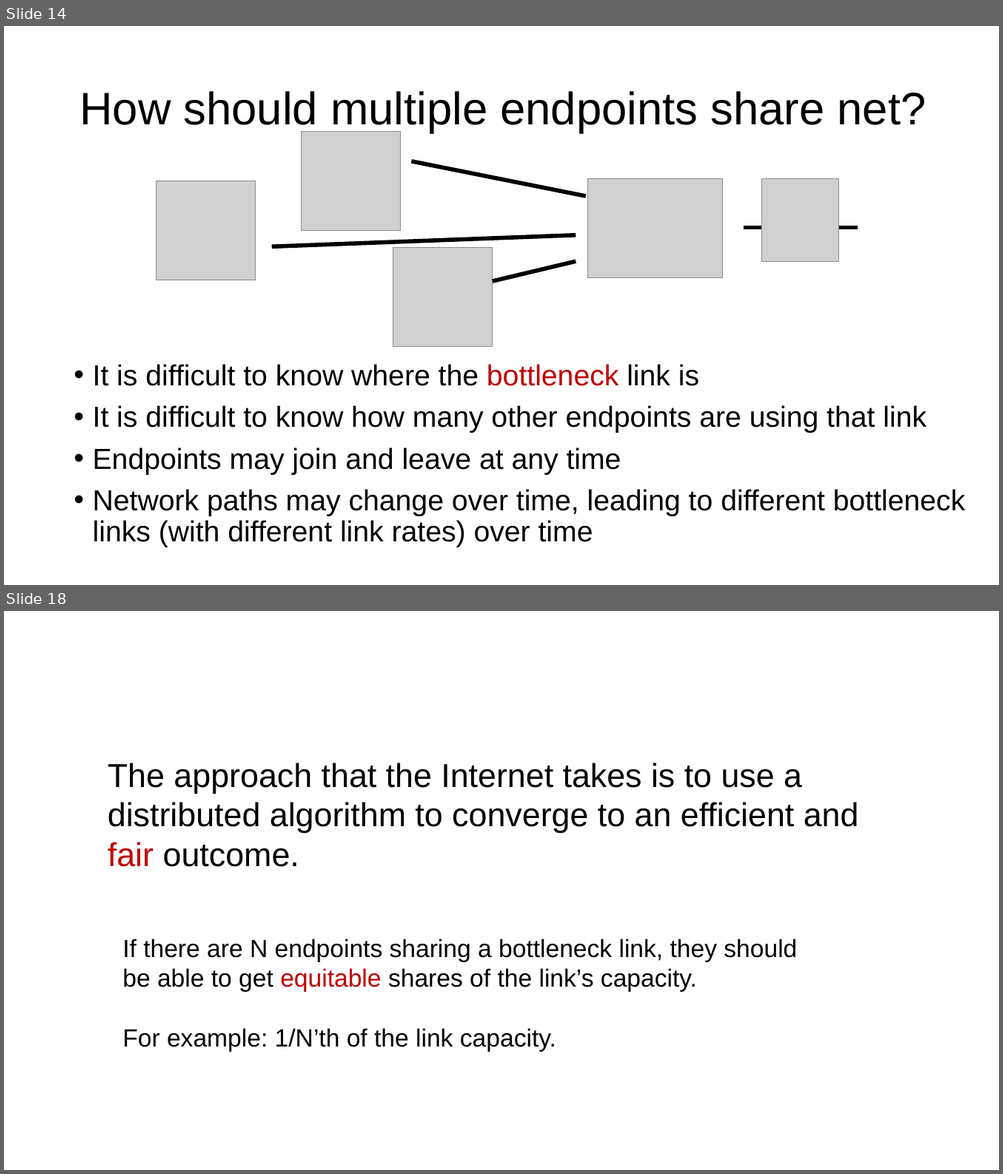
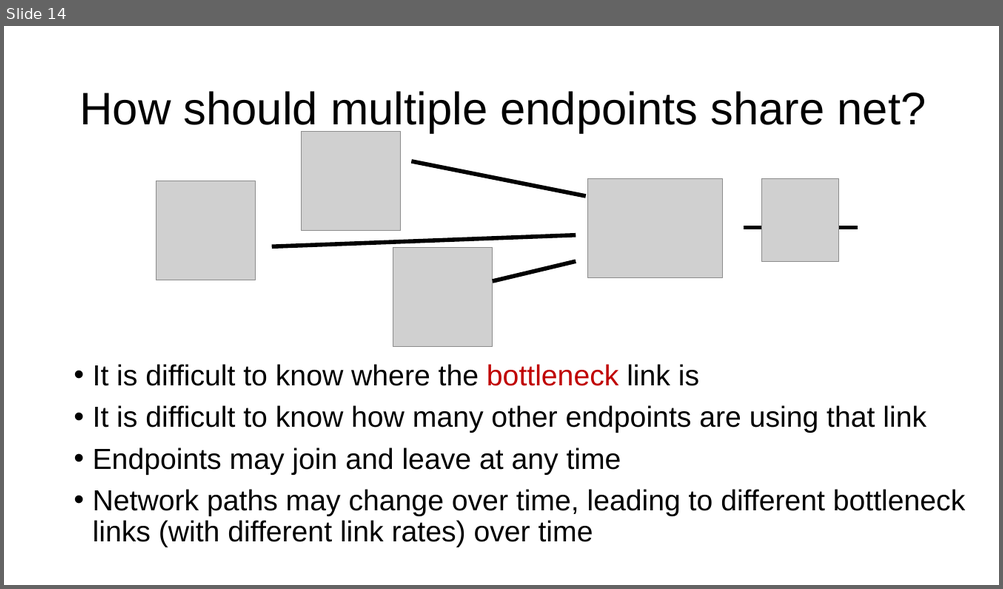
Before and after one commit to ngsrinivas/coursegen, a slide deck: ex/352-F24/staging/352-F24/lectures/16-tp-flowcontrol-congestioncontrol.pptx. Shown one above the other, each under a label of ours: slides 14 and 18 before the commit, slide 14 after it; the slides between them are not shown. The pictures are 1003x1174 and 1003x589 pixels, drawn with LibreOffice and Linux fonts; fonts in the diff are those of the drawing; grey boxes stand for pictures. Boxes give left, top, right and bottom in pixels: in the first picture for what was removed or moved away, otherwise in the second. Text is boxed around its words. In the diff, an @@ line names an element or a change of style, - is before the commit and + after.

```diff
--- a/ex/352-F24/staging/352-F24/lectures/16-tp-flowcontrol-congestioncontrol.pptx
+++ b/ex/352-F24/staging/352-F24/lectures/16-tp-flowcontrol-congestioncontrol.pptx
@@ slide 18 removed at [4,611,999,1170], background #FFFFFF @@
@@ text removed at [108,763,859,867] @@
-The approach that the Internet takes is to use a distributed algorithm to converge to an efficient and fair outcome.
@@ text removed at [122,939,797,1052] @@
-If there are N endpoints sharing a bottleneck link, they should be able to get equitable shares of the link’s capacity.
-For example: 1/N’th of the link capacity.
```
Also in this commit, not shown: 23 other slides removed, 3 other files.
